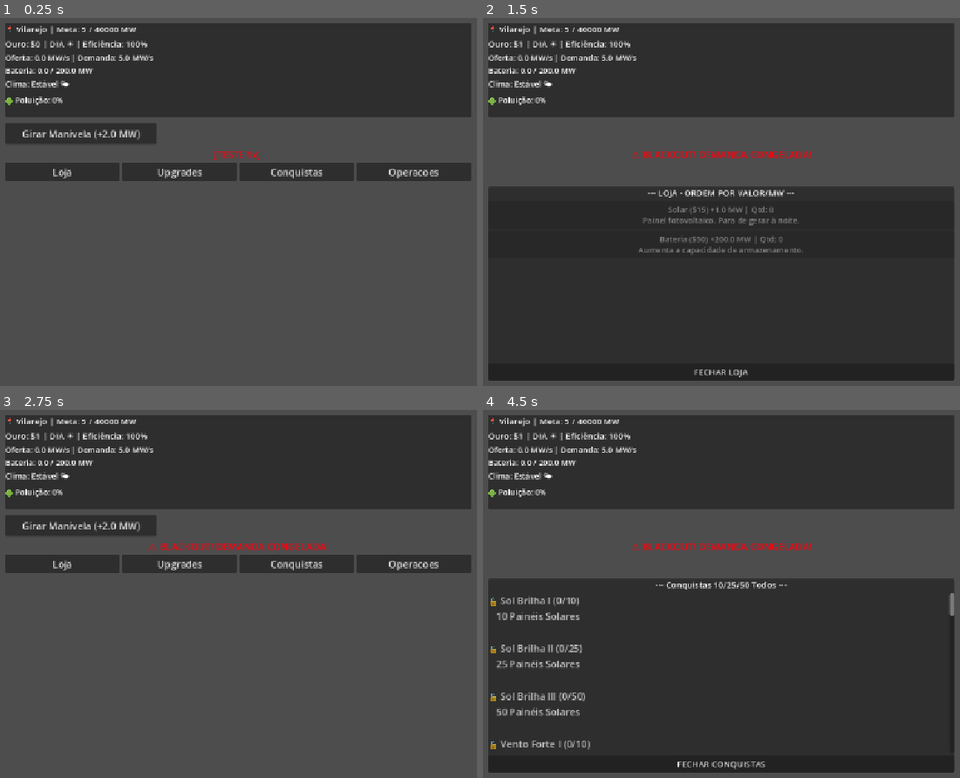
Above: before the commit, frames 1-4 (two rows, left to right).
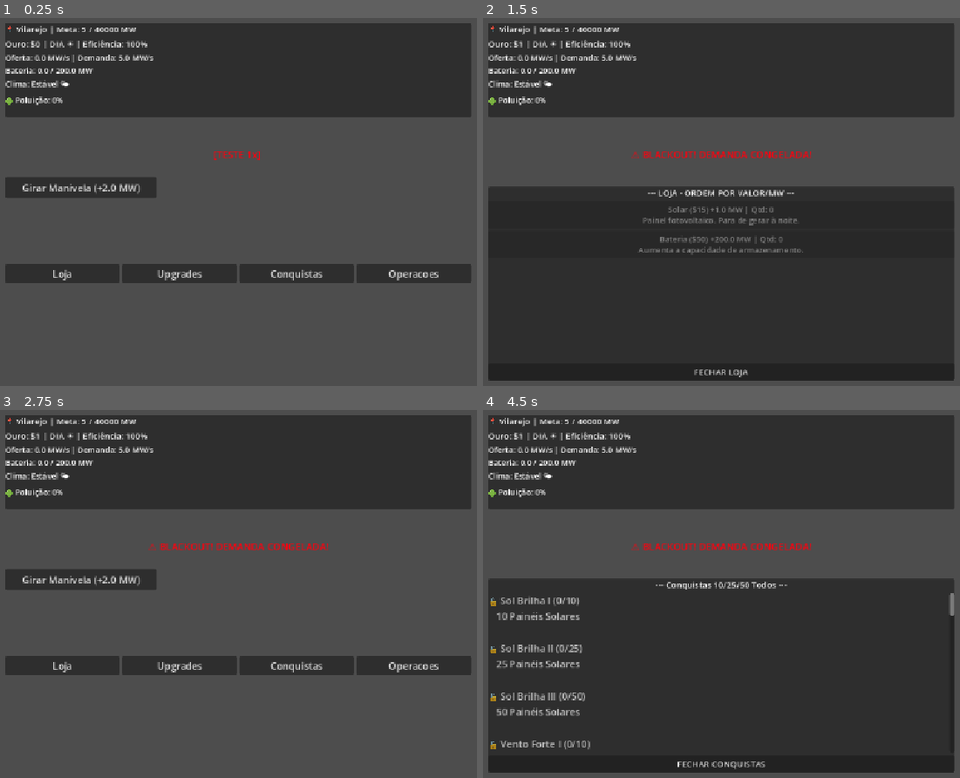
Above: after the commit, the same moments.

Repository: rafaeldeveloperbr-design/power-grid
Game: Godot game, scene res://main.tscn
Same seed, same stepped clock (60 frames per second), same inputs: the game is played once before the commit and once after it.
Inputs:
- Up to frame 1 (0.25 s): no input
- Up to frame 2 (1.5 s): click "Girar Manivela (+2.0 MW)" at 0.5 s; click "Loja" at 1.25 s
- Up to frame 3 (2.75 s): click "FECHAR LOJA" at 2 s
- Up to frame 4 (4.5 s): click "Upgrades" at 2.75 s; click "FECHAR UPGRADES" at 3.5 s; click "Conquistas" at 4.25 s

The runs differ from the first frame. In frame 1, 12% of the frame differs, in the area x 1-99%, y 28-73%; in frame 2, nothing differs; in frame 3, 12%; in frame 4, nothing differs.

Commit message:
inicio ajuste saude frontal

Diff:
--- a/main.gd
+++ b/main.gd
@@ -38,6 +38,8 @@
 @onready var label_conquista: Label = $TopHUD/VBoxTop/LabelConquista
 @onready var label_poluicao: Label = $TopHUD/VBoxTop/LabelPoluicao
 @onready var label_cidade: Label = $TopHUD/VBoxTop/LabelCidade
+@onready var label_titulo_saude: Label = $TopHUD/VBoxSaude/LabelTituloSaude
+@onready var lista_saude_hud: VBoxContainer = $TopHUD/VBoxSaude/ListaSaudeHUD
 @onready var botao_manivela: Button = $BotaoManivela
 @onready var botao_abrir_loja: Button = $BotoesPrincipais/BotaoAbrirLoja
 @onready var botao_abrir_upgrades: Button = $BotoesPrincipais/BotaoAbrirUpgrades
@@ -141,6 +143,7 @@
 	atualizar_cidade()
 	atualizar_loja()
 	atualizar_upgrades()
+	atualizar_saude_hud()  # ← ADICIONA ESSA LINHA
 	if painel_manutencao and painel_manutencao.visible:
 		atualizar_manutencao()
 
@@ -172,6 +175,43 @@
 		label_poluicao.text += " (Solar -%.0f%%)" % (GameState.poluicao * 0.5)
 	if GameState.tecnicos_ambientais > 0:
 		label_poluicao.text += " | 🌿 %d técnicos" % GameState.tecnicos_ambientais
+
+func atualizar_saude_hud():
+	if not lista_saude_hud: return
+
+	# Limpa labels antigas
+	for child in lista_saude_hud.get_children():
+		child.queue_free()
+
+	# Lista de geradores pra mostrar
+	var tipos = ["solar", "eolica", "carvao", "geotermica", "biomassa", "hidreletrica", "nuclear", "fusao"]
+
+	for tipo in tipos:
+		var qtd = GameState.get_quantidade(tipo)
+		if qtd <= 0: continue  # não mostra se não tem
+
+		var saude = GameState.saude.get(tipo, 100.0)
+		var barra = "████" if saude > 70 else "██░░" if saude > 40 else "█░░░" if saude > 15 else "░░░░"
+
+		var label = Label.new()
+		label.text = "%s x%d %s %.0f%%" % [tipo.capitalize(), qtd, barra, saude]
+
+
+		# Cor baseada na saúde
+		if saude > 70:
+			label.modulate = Color(0.6, 1.0, 0.6)  # verde
+		elif saude > 40:
+			label.modulate = Color(1.0, 1.0, 0.6)  # amarelo
+		elif saude > 15:
+			label.modulate = Color(1.0, 0.7, 0.4)  # laranja
+		else:
+			label.modulate = Color(1.0, 0.4, 0.4)  # vermelho
+
+		lista_saude_hud.add_child(label)
+
+	# Mostra/esconde o título baseado se tem geradores
+	if label_titulo_saude:
+		label_titulo_saude.visible = lista_saude_hud.get_child_count() > 0
 
 func atualizar_cidade():
 	if not label_cidade: return
--- a/main.tscn
+++ b/main.tscn
@@ -41,20 +41,30 @@
 layout_mode = 2
 theme_override_font_sizes/font_size = 13
 
+[node name="VBoxSaude" type="VBoxContainer" parent="TopHUD" unique_id=23156537]
+layout_mode = 2
+layout_direction = 3
+
+[node name="LabelTituloSaude" type="Label" parent="TopHUD/VBoxSaude" unique_id=326112061]
+layout_mode = 2
+text = "--- SAUDE ---"
+
+[node name="ListaSaudeHUD" type="VBoxContainer" parent="TopHUD/VBoxSaude" unique_id=1011362206]
+layout_mode = 2
+
 [node name="BotaoManivela" type="Button" parent="." unique_id=945216222]
 unique_name_in_owner = true
 offset_left = 10.0
-offset_top = 175.0
+offset_top = 264.0
 offset_right = 260.0
-offset_bottom = 210.0
+offset_bottom = 299.0
 text = "Girar Manivela"
 
 [node name="BotaoMigrarCidade" type="Button" parent="." unique_id=1979185010]
-visible = false
-offset_left = 280.0
-offset_top = 175.0
-offset_right = 580.0
-offset_bottom = 210.0
+offset_left = 318.0
+offset_top = 265.0
+offset_right = 618.0
+offset_bottom = 300.0
 text = "Migrar Cidade"
 
 [node name="Timer" type="Timer" parent="." unique_id=1489963794]
@@ -72,9 +82,9 @@
 
 [node name="BotoesPrincipais" type="HBoxContainer" parent="." unique_id=705032707]
 offset_left = 10.0
-offset_top = 240.0
-offset_right = 780.0
-offset_bottom = 270.0
+offset_top = 408.0
+offset_right = 780.0
+offset_bottom = 439.0
 
 [node name="BotaoAbrirLoja" type="Button" parent="BotoesPrincipais" unique_id=872938369]
 unique_name_in_owner = true
